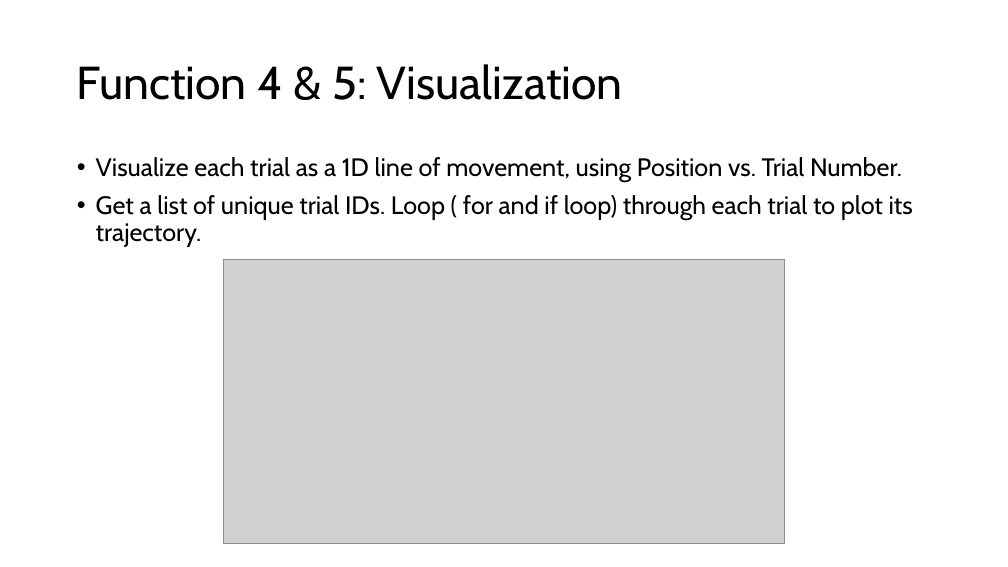
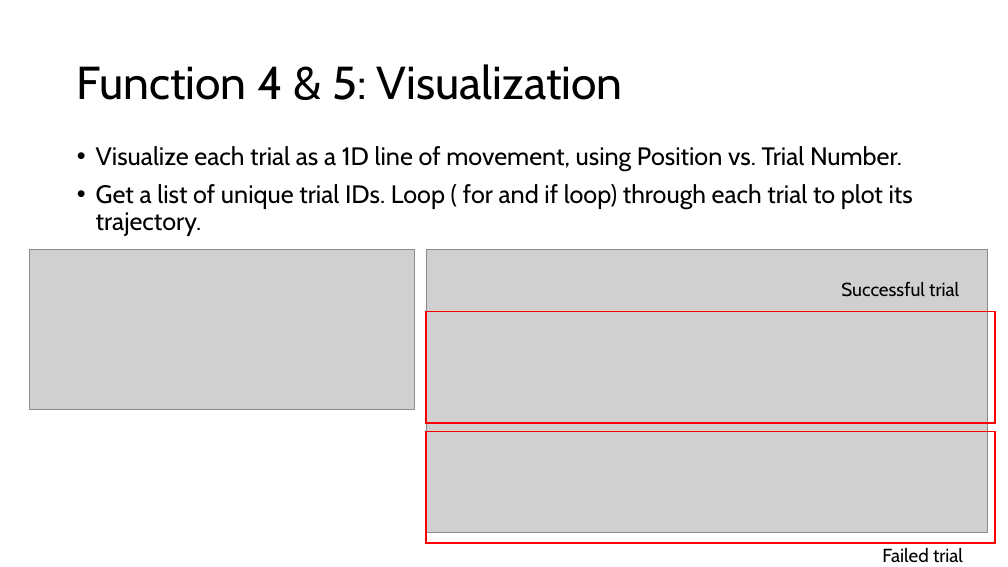
Before and after one commit to ChuehSY/FinalProject_ComSkillNeuro, a slide deck: slide 13 of Final presentation.pptx. Drawn at 1008x567 pixels with LibreOffice and Linux fonts; fonts in the diff are those of the drawing; grey boxes stand for pictures. Boxes give left, top, right and bottom in pixels: in the first picture for what was removed or moved away, otherwise in the second. Text is boxed around its words. In the diff, an @@ line names an element or a change of style, - is before the commit and + after.

```diff
--- a/Final presentation.pptx
+++ b/Final presentation.pptx
@@ text "Visualize each trial as a ...": place and size @@
-text "Visualize each trial as a ..." at (96, 157, 913, 247)
+text "Visualize each trial as a ..." at (96, 146, 913, 236)
@@ picture added at (29, 250, 415, 410) @@
@@ picture: place and size @@
-picture at (223, 260, 785, 544)
+picture at (426, 250, 988, 533)
@@ text added at (841, 282, 959, 297), 18 pt, text #000000 @@
+Successful trial
@@ rectangle added at (426, 312, 995, 423), outline #FF0000 1.5 pt @@
@@ rectangle added at (426, 432, 995, 544), outline #FF0000 1.5 pt @@
@@ text added at (882, 547, 963, 563), 18 pt, text #000000 @@
+Failed trial
```
Also in this commit, not shown: 9 other slides changed, 1 slide added, 1 other file.
